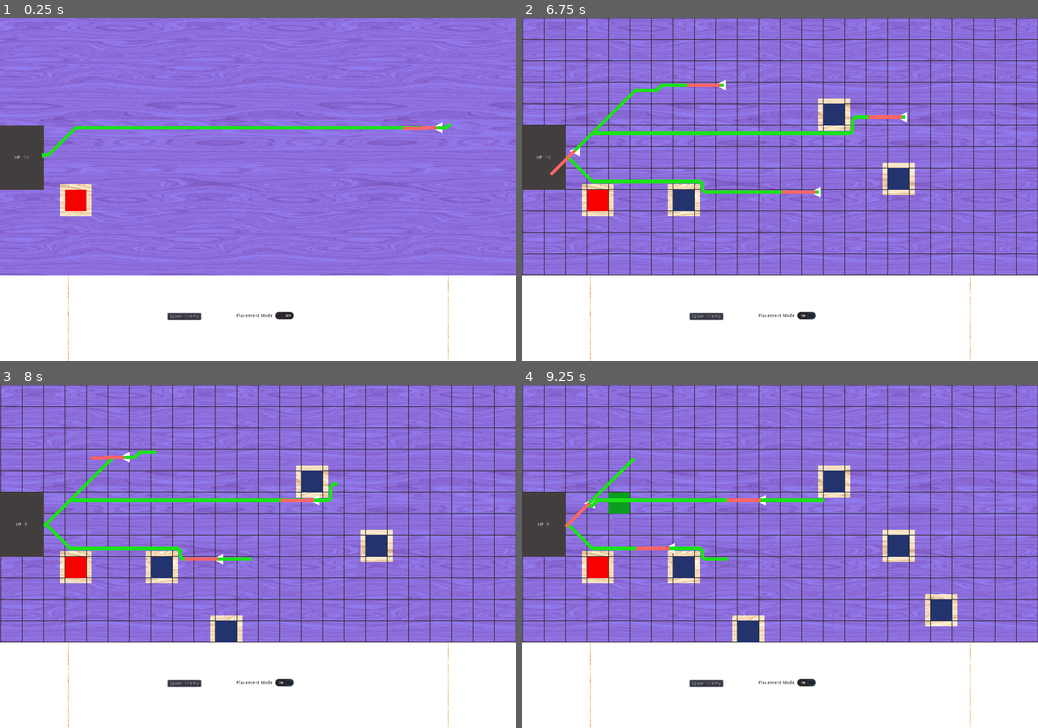
Above: before the commit, frames 1-4 (two rows, left to right).
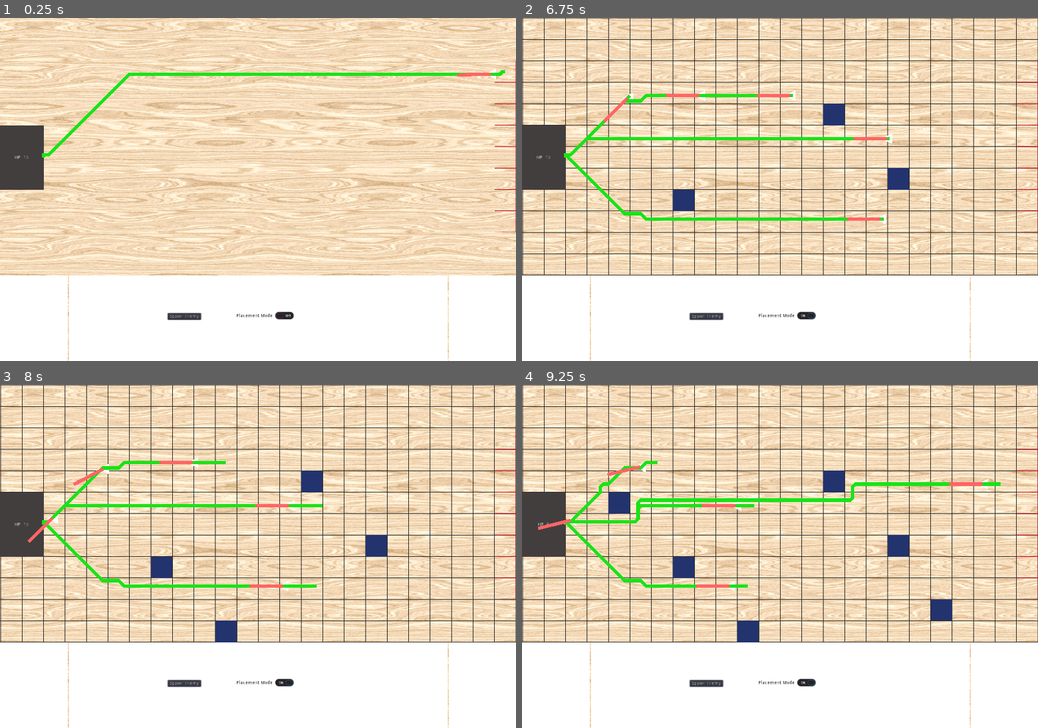
Above: after the commit, the same moments.

Repository: CSMA-Technology/chelydra
Game: Godot game, scene res://levels/TemplateLevel.tscn
The game is run twice, just before and just after one commit, with the same random seed, the same clock (stepped at 60 frames per second) and the same inputs. This scene is started directly instead of the project's main scene.
Inputs (mouse positions are in pixels of both pictures, inside the frame that each line leads up to):
- Up to frame 1 (0.25 s): no input
- Up to frame 2 (6.75 s): click "Placement Mode" at 0.5 s; click "Spawn Enemy" at 1.25 s; click "Placement Mode" at 2 s; click "Spawn Enemy" at 2.75 s; click "Placement Mode" at 3.5 s; click "Spawn Enemy" at 4.25 s; move the mouse to (893, 172) at 5.02 s; click (893, 172) at 5.17 s; move the mouse to (676, 206) at 5.77 s; click (676, 206) at 5.92 s; move the mouse to (831, 114) at 6.52 s; click (831, 114) at 6.67 s
- Up to frame 3 (8 s): move the mouse to (232, 625) at 7.27 s; click (232, 625) at 7.42 s
- Up to frame 4 (9.25 s): move the mouse to (934, 607) at 8.02 s; click (934, 607) at 8.17 s; move the mouse to (625, 505) at 8.77 s; click (625, 505) at 8.92 s

The runs differ from the first frame. In frame 1, 73% of the frame differs, in the area x 0-100%, y 0-76%; in frame 2, 68%; in frame 3, 68%; in frame 4, 67%.

Commit message:
chore(cleanup): merged temporary scene and renamed folders

Diff:
--- a/Enemies/EnemySpawns.tscn
+++ b/Enemies/EnemySpawns.tscn
@@ -1,7 +1,7 @@
 [gd_scene load_steps=5 format=2]
 
-[ext_resource path="res://levels/EnemySpawns.gd" type="Script" id=1]
-[ext_resource path="res://assets/GFX/grid/red-outline.png" type="Texture" id=2]
+[ext_resource path="res://Levels/EnemySpawns.gd" type="Script" id=1]
+[ext_resource path="res://Assets/GFX/grid/red-outline.png" type="Texture" id=2]
 
 [sub_resource type="ConvexPolygonShape2D" id=2]
 points = PoolVector2Array( 0, 0, 64, 0, 64, 64, 0, 64 )
--- a/Temporary_Scenes/Spawns.tscn
+++ /dev/null
@@ -1,16 +0,0 @@
-[gd_scene load_steps=3 format=2]
-
-[ext_resource path="res://levels/TemplateLevel.tscn" type="PackedScene" id=1]
-[ext_resource path="res://Enemies/EnemySpawns.tscn" type="PackedScene" id=2]
-
-[node name="Spawns" instance=ExtResource( 1 )]
-
-[node name="Navigation" parent="." index="1"]
-visible = false
-
-[node name="EnemySpawns" parent="." index="2" instance=ExtResource( 2 )]
-
-[node name="TemplateEnemy" parent="Enemies" index="0"]
-position = Vector2( 1504, 416 )
-
-[connection signal="spawn_enemy" from="EnemySpawns" to="." method="spawn_enemy"]
--- a/levels/TemplateLevel.gd
+++ b/levels/TemplateLevel.gd
@@ -39,7 +39,6 @@
 	score_label.text = "HP: " + str(score)
 
 func _on_Enemy_reached_goal(damage):
-	print("enemy reached goal!")
 	health -= damage
 	update_score_label(health)
 	if (health <= 0):
@@ -47,4 +46,4 @@
 
 # debug / dev function
 func _on_SpawnEnemyButton_pressed():
-	spawn_enemy(Vector2(1568, clamp(randi() % 1025, 0, 1024)))
+	$EnemySpawns.spawn()
--- a/levels/TemplateLevel.tscn
+++ b/levels/TemplateLevel.tscn
@@ -1,14 +1,13 @@
-[gd_scene load_steps=13 format=2]
+[gd_scene load_steps=12 format=2]
 
-[ext_resource path="res://assets/GFX/wood/horizontal/wood5_horizontal.png" type="Texture" id=1]
-[ext_resource path="res://assets/GFX/wood/horizontal/wood1_horizontal.png" type="Texture" id=2]
-[ext_resource path="res://Enemies/TemplateEnemy.tscn" type="PackedScene" id=3]
-[ext_resource path="res://Towers/Eraser.tscn" type="PackedScene" id=4]
-[ext_resource path="res://assets/GFX/misc/blue.png" type="Texture" id=5]
-[ext_resource path="res://levels/TemplateLevel.gd" type="Script" id=6]
-[ext_resource path="res://levels/Navigation.gd" type="Script" id=7]
-[ext_resource path="res://levels/TowerPlacement.tscn" type="PackedScene" id=8]
-[ext_resource path="res://levels/Goal.tscn" type="PackedScene" id=9]
+[ext_resource path="res://Assets/GFX/wood/horizontal/wood5_horizontal.png" type="Texture" id=1]
+[ext_resource path="res://Assets/GFX/wood/horizontal/wood1_horizontal.png" type="Texture" id=2]
+[ext_resource path="res://Assets/GFX/misc/blue.png" type="Texture" id=3]
+[ext_resource path="res://Levels/Goal.tscn" type="PackedScene" id=4]
+[ext_resource path="res://Levels/TowerPlacement.tscn" type="PackedScene" id=5]
+[ext_resource path="res://Levels/Navigation.gd" type="Script" id=8]
+[ext_resource path="res://Levels/TemplateLevel.gd" type="Script" id=9]
+[ext_resource path="res://Enemies/EnemySpawns.tscn" type="PackedScene" id=10]
 
 [sub_resource type="TileSet" id=1]
 0/name = "LightWood"
@@ -61,7 +60,7 @@
 
 [sub_resource type="TileSet" id=4]
 0/name = "nav1"
-0/texture = ExtResource( 5 )
+0/texture = ExtResource( 3 )
 0/tex_offset = Vector2( 0, 0 )
 0/modulate = Color( 1, 1, 1, 1 )
 0/region = Rect2( 0, 0, 16, 16 )
@@ -77,7 +76,7 @@
 0/z_index = 0
 
 [node name="TemplateLevel" type="Node2D"]
-script = ExtResource( 6 )
+script = ExtResource( 9 )
 health = 10
 
 [node name="BackgroundTileMap" type="TileMap" parent="."]
@@ -87,41 +86,44 @@
 tile_data = PoolIntArray( 0, 0, 0, 1, 0, 0, 2, 0, 0, 65536, 0, 0, 65537, 0, 0, 65538, 0, 0 )
 
 [node name="Navigation" type="TileMap" parent="."]
+visible = false
 tile_set = SubResource( 4 )
 cell_size = Vector2( 16, 16 )
 bake_navigation = true
 format = 1
 tile_data = PoolIntArray( 0, 1073741824, 0, 1, 1073741824, 0, 2, 1073741824, 0, 3, 1073741824, 0, 4, 1073741824, 0, 5,  …(108473 unchanged characters)…
-script = ExtResource( 7 )
+script = ExtResource( 8 )
 
-[node name="CanvasLayer" type="CanvasLayer" parent="."]
+[node name="EnemySpawns" parent="." instance=ExtResource( 10 )]
 
-[node name="HBoxContainer" type="HBoxContainer" parent="CanvasLayer"]
+[node name="HUD" type="CanvasLayer" parent="."]
+
+[node name="HBoxContainer" type="HBoxContainer" parent="HUD"]
 anchor_top = 1.0
 anchor_right = 1.0
 anchor_bottom = 1.0
 margin_top = -256.0
 
-[node name="ColorRect" type="ColorRect" parent="CanvasLayer/HBoxContainer"]
+[node name="ColorRect" type="ColorRect" parent="HUD/HBoxContainer"]
 margin_right = 200.0
 margin_bottom = 256.0
 rect_min_size = Vector2( 200, 200 )
 size_flags_vertical = 3
 
-[node name="ColorRect2" type="ColorRect" parent="CanvasLayer/HBoxContainer"]
+[node name="ColorRect2" type="ColorRect" parent="HUD/HBoxContainer"]
 margin_left = 204.0
 margin_right = 1332.0
 margin_bottom = 256.0
 rect_min_size = Vector2( 200, 200 )
 size_flags_horizontal = 3
 
-[node name="ColorRect3" type="ColorRect" parent="CanvasLayer/HBoxContainer"]
+[node name="ColorRect3" type="ColorRect" parent="HUD/HBoxContainer"]
 margin_left = 1336.0
 margin_right = 1536.0
 margin_bottom = 256.0
 rect_min_size = Vector2( 200, 200 )
 
-[node name="ColorRect4" type="ReferenceRect" parent="CanvasLayer"]
+[node name="ColorRect4" type="ReferenceRect" parent="HUD"]
 visible = false
 rect_min_size = Vector2( 910, 582 )
 rect_scale = Vector2( 1.68863, 1.32257 )
@@ -129,7 +131,7 @@
 border_width = 1.4
 editor_only = false
 
-[node name="PlacementModeButton" type="CheckButton" parent="CanvasLayer"]
+[node name="PlacementModeButton" type="CheckButton" parent="HUD"]
 margin_left = 697.0
 margin_top = 869.0
 margin_right = 773.0
@@ -141,7 +143,7 @@
 custom_colors/font_color_pressed = Color( 0, 0, 0, 1 )
 text = "Placement Mode"
 
-[node name="SpawnEnemyButton" type="Button" parent="CanvasLayer"]
+[node name="SpawnEnemyButton" type="Button" parent="HUD"]
 margin_left = 498.0
 margin_top = 881.0
 margin_right = 597.0
@@ -150,19 +152,12 @@
 
 [node name="Towers" type="Node" parent="."]
 
-[node name="Eraser" parent="Towers" instance=ExtResource( 4 )]
-position = Vector2( 192, 512 )
-collision_mask = 0
-
 [node name="Enemies" type="Node" parent="."]
 
-[node name="TemplateEnemy" parent="Enemies" instance=ExtResource( 3 )]
-position = Vector2( 1344, 320 )
-debug_mode = true
+[node name="TowerPlacement" parent="." instance=ExtResource( 5 )]
+visible = false
 
-[node name="TowerPlacement" parent="." instance=ExtResource( 8 )]
-
-[node name="Goal" parent="." instance=ExtResource( 9 )]
+[node name="Goal" parent="." instance=ExtResource( 4 )]
 position = Vector2( 128, 416 )
 
 [node name="ScoreLabel" type="Label" parent="."]
@@ -173,7 +168,7 @@
 text = "HP: 10"
 align = 1
 
-[connection signal="toggled" from="CanvasLayer/PlacementModeButton" to="." method="_on_PlacementModeButton_toggled"]
-[connection signal="pressed" from="CanvasLayer/SpawnEnemyButton" to="." method="_on_SpawnEnemyButton_pressed"]
-[connection signal="reached_goal" from="Enemies/TemplateEnemy" to="." method="_on_Enemy_reached_goal"]
+[connection signal="spawn_enemy" from="EnemySpawns" to="." method="spawn_enemy"]
+[connection signal="toggled" from="HUD/PlacementModeButton" to="." method="_on_PlacementModeButton_toggled"]
+[connection signal="pressed" from="HUD/SpawnEnemyButton" to="." method="_on_SpawnEnemyButton_pressed"]
 [connection signal="place_tower" from="TowerPlacement" to="." method="place_tower"]
--- a/levels/TowerPlacement.tscn
+++ b/levels/TowerPlacement.tscn
@@ -1,7 +1,7 @@
 [gd_scene load_steps=5 format=2]
 
-[ext_resource path="res://levels/TowerPlacement.gd" type="Script" id=1]
-[ext_resource path="res://assets/GFX/grid/pixil-frame-0.png" type="Texture" id=3]
+[ext_resource path="res://Levels/TowerPlacement.gd" type="Script" id=1]
+[ext_resource path="res://Assets/GFX/grid/pixil-frame-0.png" type="Texture" id=3]
 
 [sub_resource type="TileSet" id=1]
 0/name = "pixil-frame-0.png 0"
Not shown, changed: assets/GFX/grid/pixil-frame-0.png.import
Not shown, changed: assets/GFX/grid/red-outline.png.import
Not shown, changed: assets/GFX/misc/blue.png.import
Not shown, changed: assets/GFX/wood/horizontal/wood1_horizontal.png.import
Not shown, changed: assets/GFX/wood/horizontal/wood2_horizontal.png.import
Not shown, changed: assets/GFX/wood/horizontal/wood3_horizontal.png.import
Not shown, changed: assets/GFX/wood/horizontal/wood4_horizontal.png.import
Not shown, changed: assets/GFX/wood/horizontal/wood5_horizontal.png.import
Not shown, changed: assets/GFX/wood/vertical/wood1.png.import
Not shown, changed: assets/GFX/wood/vertical/wood2.png.import
Not shown, changed: assets/GFX/wood/vertical/wood3.png.import
Not shown, changed: assets/GFX/wood/vertical/wood4.png.import
(and 1 more such lines)
